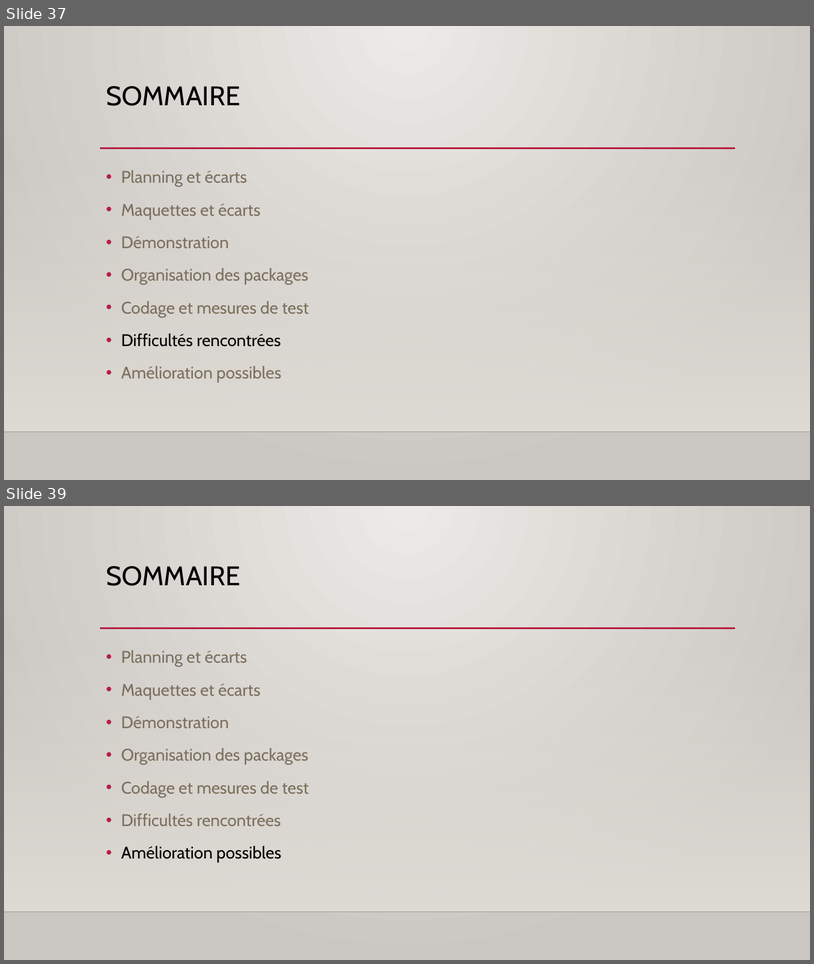
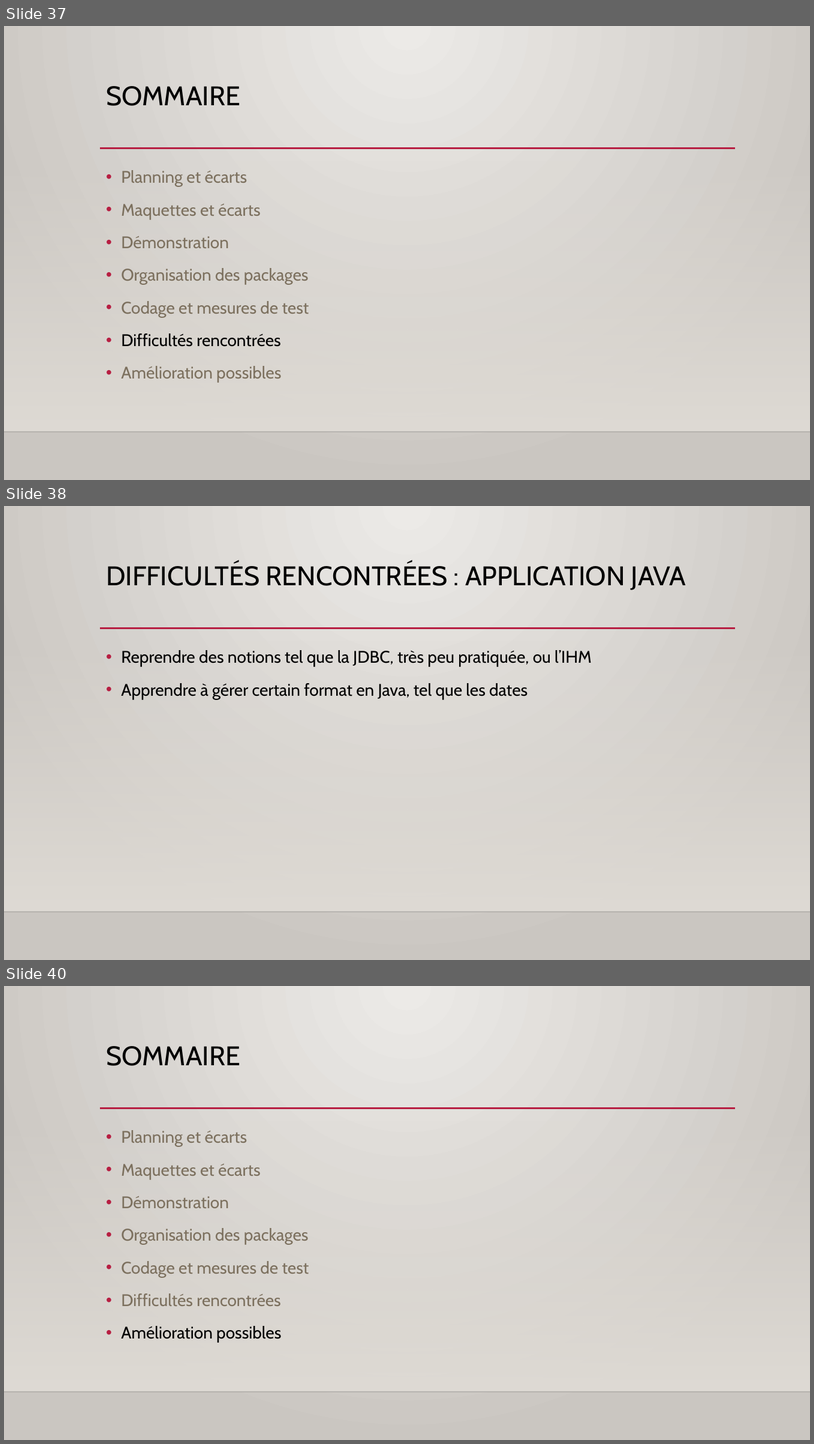
Before and after one commit to Jeremy-Duval/CPOA_Festival_Cannes, a slide deck: documents/Présentation.pptx. Shown one above the other, each under a label of ours: slides 37 and 39 before the commit, slides 37, 38 and 40 after it; the slides between them are not shown. The pictures are 814x964 and 814x1444 pixels, drawn with LibreOffice and Linux fonts; fonts in the diff are those of the drawing; background and template pictures are left out. Boxes give left, top, right and bottom in pixels: in the first picture for what was removed or moved away, otherwise in the second. Text is boxed around its words. In the diff, an @@ line names an element or a change of style, - is before the commit and + after.

```diff
--- a/documents/Présentation.pptx
+++ b/documents/Présentation.pptx
@@ slide 38 added at (x1=4, y1=506, x2=810, y2=960), background gradient #ECEAE7 to #CAC7C1; not listed: 3 template elements that a slide beside it also shows @@
@@ title added at (x1=106, y1=562, x2=686, y2=590), 32 pt, text #000000 @@
+DIFFICULTÉS RENCONTRÉES : APPLICATION JAVA
@@ text added at (x1=121, y1=650, x2=592, y2=699), 20 pt, text #000000 @@
+• Reprendre des notions tel que la JDBC, très peu pratiquée, ou l’IHM
+• Apprendre à gérer certain format en Java, tel que les dates
@@ what was slide 39 is now slide 40 @@
```
Also in this commit, not shown: 1 slide changed, 3 other slides added, 2 slides removed.
